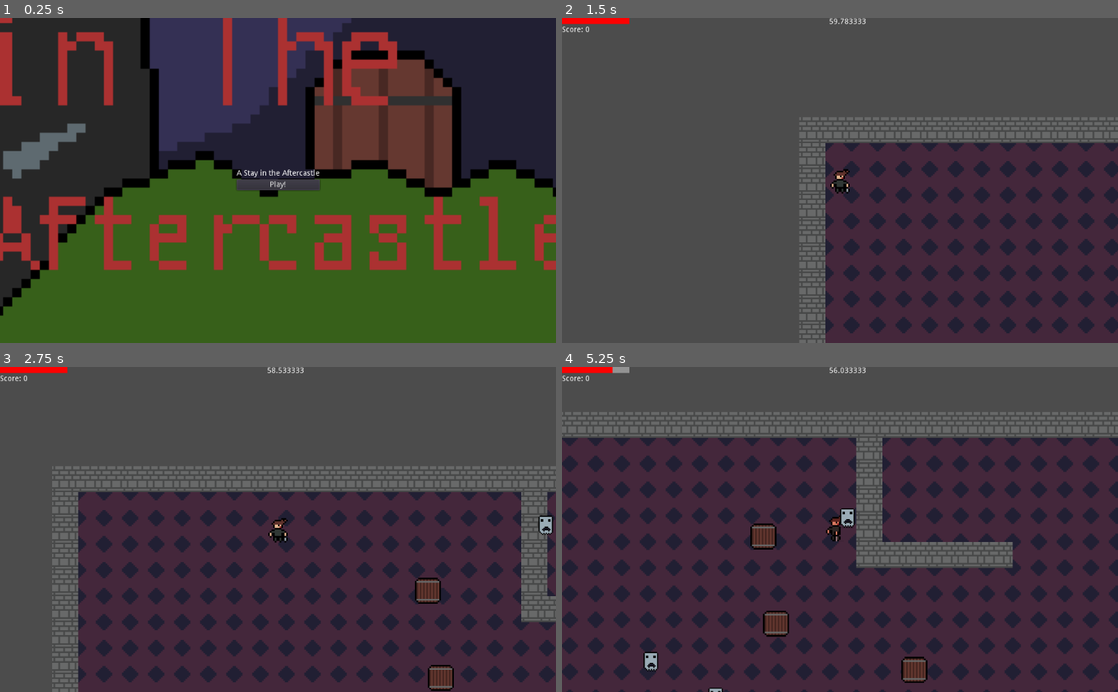
Above: before the commit, frames 1-4 (two rows, left to right).
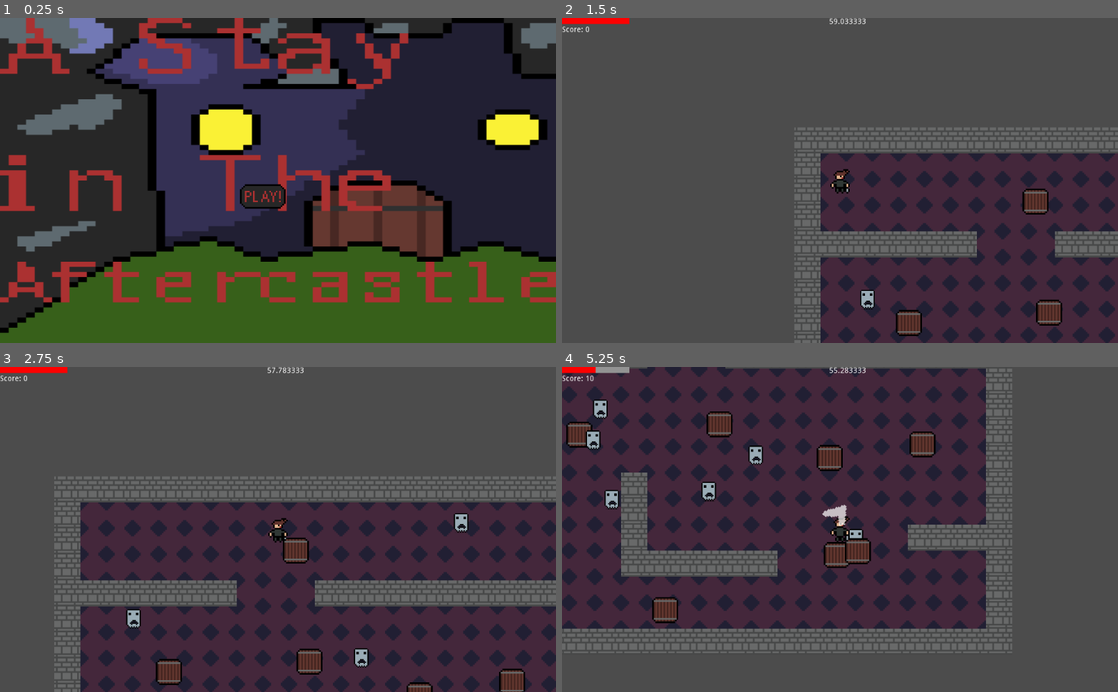
Above: after the commit, the same moments.

Repository: Terminal-Goblin-Games/A-Stay-In-The-AfterCastle
Game: Godot game, scene res://Scenes/Main.tscn
Same seed, same stepped clock (60 frames per second), same inputs: the game is played once before the commit and once after it.
Inputs (mouse positions are in pixels of both pictures, inside the frame that each line leads up to):
- Up to frame 1 (0.25 s): no input
- Up to frame 2 (1.5 s): click (840, 196) at 0.52 s; click (840, 183) at 1.25 s, where only the run before the commit has a clickable "Play!"
- Up to frame 3 (2.75 s): move the mouse to (400, 513) at 2.02 s; hold D (right) from 2.03 s (still down); tap F (attack) at 2.1 s
- Up to frame 4 (5.25 s): move the mouse to (728, 545) at 2.77 s; release D (right) at 2.78 s; hold S (down) 2.78-3.53 s; tap F (attack) every 0.75 s from 2.85 to 5.1 s; move the mouse to (895, 458) at 3.52 s; hold D (right) 3.53-4.28 s; move the mouse to (812, 594) at 4.27 s; hold W (up) 4.28-5.03 s; move the mouse to (1006, 578) at 5.02 s; hold A (left) from 5.03 s (still down)

The runs differ from the first frame. In frame 1, 59% of the frame differs, in the area x 0-100%, y 0-98%; in frame 2, 19%; in frame 3, 30%; in frame 4, 71%, in the area x 0-100%, y 0-100%.

Commit message:
Fixed ghosts timer issue, extended slash hitbox and sprite to feel better

Diff:
--- a/Scenes/Main.tscn
+++ b/Scenes/Main.tscn
@@ -1,7 +1,8 @@
-[gd_scene load_steps=3 format=2]
+[gd_scene load_steps=4 format=2]
 
 [ext_resource path="res://Scripts/Main.gd" type="Script" id=1]
 [ext_resource path="res://Sprites/menu.png" type="Texture" id=2]
+[ext_resource path="res://Sprites/play_button.png" type="Texture" id=3]
 
 [node name="Main" type="Node2D"]
 script = ExtResource( 1 )
@@ -9,15 +10,11 @@
 [node name="CanvasLayer" type="CanvasLayer" parent="."]
 
 [node name="TextureRect" type="TextureRect" parent="CanvasLayer"]
-anchor_left = 0.5
-anchor_top = 1.0
-anchor_right = 0.5
+anchor_right = 1.0
 anchor_bottom = 1.0
-margin_left = -540.0
-margin_top = -1080.0
-margin_right = 540.0
 texture = ExtResource( 2 )
 expand = true
+stretch_mode = 1
 __meta__ = {
 "_edit_use_anchors_": false
 }
@@ -36,16 +33,17 @@
 }
 
 [node name="Label" type="Label" parent="CanvasLayer/VBoxContainer"]
+visible = false
 margin_right = 153.0
 margin_bottom = 14.0
 text = "A Stay in the Aftercastle"
+valign = 1
 __meta__ = {
 "_edit_use_anchors_": false
 }
 
-[node name="Button" type="Button" parent="CanvasLayer/VBoxContainer"]
-margin_top = 18.0
+[node name="TextureButton" type="TextureButton" parent="CanvasLayer/VBoxContainer"]
 margin_right = 153.0
-margin_bottom = 38.0
-text = "Play!"
-[connection signal="button_down" from="CanvasLayer/VBoxContainer/Button" to="." method="_on_Button_button_down"]
+margin_bottom = 96.0
+texture_normal = ExtResource( 3 )
+[connection signal="button_down" from="CanvasLayer/VBoxContainer/TextureButton" to="." method="_on_TextureButton_button_down"]
--- a/Scenes/Player.tscn
+++ b/Scenes/Player.tscn
@@ -208,6 +208,7 @@
 [node name="Sprite2" type="Sprite" parent="."]
 position = Vector2( 28.5827, 15.061 )
 rotation = 0.0331613
+scale = Vector2( 5, 1 )
 texture = ExtResource( 3 )
 
 [node name="Area2D" type="Area2D" parent="Sprite2"]
--- a/Scripts/Ghost.gd
+++ b/Scripts/Ghost.gd
@@ -5,11 +5,13 @@
 var max_dmg = 100
 var current_dmg = 25
 onready var player = get_parent().get_node("Player")
+onready var timer = get_parent().get_node("Player/CanvasLayer/GameTime")
 var speed = 50
 var velocity = Vector2.ZERO
 var can_hit = true
 enum states {IDLE, WALKING, HURT, DEAD}
 var state = states.IDLE
+
 # Called when the node enters the scene tree for the first time.
 func _ready():
 	add_to_group("enemies")
@@ -68,13 +70,13 @@
 # Handles our phase setting based on the timer node of this scene
 # Note that this timer is independant of the main game timer from the player
 func set_phase():
-	if $Timer.time_left < 50 && $Timer.time_left >= 15:
+	if timer.time_left < 30 && timer.time_left >= 15:
 		modulate.a = 0.5
 		if current_hp > 50:
 			current_hp = 50
 		current_dmg = 50
 		speed = 75
-	if $Timer.time_left < 40:
+	if timer.time_left < 15:
 		modulate.a = 0.3
 		if current_hp > 25:
 			current_hp = 25
--- a/Scripts/Main.gd
+++ b/Scripts/Main.gd
@@ -27,3 +27,15 @@
 
 func overall_score(score):
 	ovr_score =+ score
+
+
+func _on_TextureButton_button_down():
+	randomize()
+	var level = randi()%3+1
+	match level:
+		1:
+			get_tree().change_scene("res://Scenes/Level1.tscn")
+		2:
+			get_tree().change_scene("res://Scenes/Level2.tscn")
+		3:
+			get_tree().change_scene("res://Scenes/Level3.tscn")
--- a/Scripts/Player.gd
+++ b/Scripts/Player.gd
@@ -56,6 +56,7 @@
 func _ready():
 	$Sprite2.visible = false
 	$Sprite2/Area2D.monitoring = false
+	$Sprite2.modulate.a = .7
 	$CanvasLayer/VBoxContainer/Hp_Bar.value = current_hp
 	$"CanvasLayer/ GameOverScreen".visible = false
 	$CanvasLayer/NightFinishScreen.visible = false
@@ -168,22 +169,26 @@
 func set_sprites_and_hb(dir):
 	if dir == "RIGHT":
 		$Sprite.scale.x = 1
-		$Sprite2.scale.x = -1
+		$Sprite2.scale.x = -2
 		$Sprite2.position = Vector2(32.466,-3.788)
 		$Sprite2.rotation = 179.3
+		#$Sprite2.scale = Vector2(3,1)
 	if dir == "LEFT":
 		$Sprite.scale.x = -1
-		$Sprite2.scale.x = 1
+		$Sprite2.scale.x = 2
 		$Sprite2.position = Vector2(-36.049, -3.788)
 		$Sprite2.rotation = 179.3
+		#$Sprite2.scale = Vector2(3,1)
 	if dir == "UP":
 		$Sprite2.position = Vector2(0.844,-32.373)
 		$Sprite2.scale.x = -1
 		$Sprite2.rotation = 90.2
+		#$Sprite2.scale = Vector2(3,1)
 	if dir == "DOWN":
 		$Sprite2.position = Vector2(-2.762,29.208)
 		$Sprite2.scale.x = 1
 		$Sprite2.rotation = 190.8
+		#$Sprite2.scale = Vector2(3,1)
 func knockback(name):
 	var pos = get_parent().get_node(name).global_position
 	velocity = (global_position + pos).normalized() * speed
--- a/project.godot
+++ b/project.godot
@@ -18,7 +18,7 @@
 config/name="A Stay in the Aftercastle"
 run/main_scene="res://Scenes/Main.tscn"
 boot_splash/image="res://Sprites/terminal_goblin_games.png"
-config/icon="res://Sprites/icon.png"
+config/icon="res://Sprites/menu.png"
 config/windows_native_icon="res://Sprites/icon.ico"
 
 [autoload]
Binary file added: Sprites/play_button.png
Not shown, added: Sprites/play_button.png.import
Not shown, changed: a_stay_in_the_aftercastle.exe
Not shown, changed: a_stay_in_the_aftercastle.x86_64
